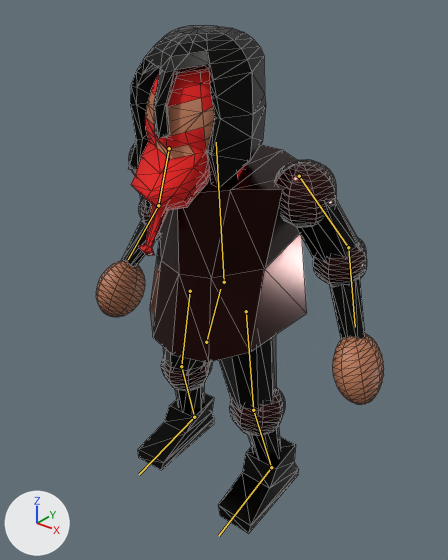
Renders of the glTF model Assets/dwarf.glb from each side of a commit.
One viewpoint serves both versions: a camera (50 mm lens) standing at (2.02, -2.49, 2.92) and looking at (0.09, -0.08, 1.42). The axes (+X, +Y, +Z) are drawn at lower left. The lights are the same throughout. The bones that change are drawn over the model as lines. Mesh edges are drawn as thin lines.
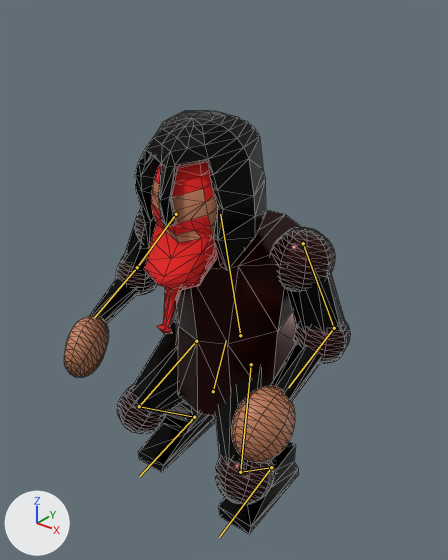
The newer file adds an action. The first version stands in its rest pose; the second is drawn at frame 3 of the action 'jumpanimation'.

Where the change shows, as pixel boxes [x1, y1, x2, y2] in the pictures (448 x 560 px):
'Cube', posed (17% shorter): before [96, 25, 384, 533]; after [64, 111, 350, 534]
bone 'MainBone', root to tip: before (206, 342) to (220, 289); after (213, 391) to (226, 340)
bone 'Body', root to tip: before (224, 282) to (216, 142); after (240, 335) to (220, 214)
bone 'UpperArm.l', root to tip: before (299, 176) to (348, 247); after (303, 243) to (334, 328)
bone 'LowerArm.l', root to tip: before (348, 247) to (355, 327); after (334, 328) to (288, 387)
bone 'UpperArm.r', root to tip: before (169, 148) to (158, 205); after (176, 214) to (137, 267)
bone 'LowerArm.r', root to tip: before (158, 205) to (128, 259); after (137, 267) to (94, 317)
bone 'UpperLeg.l', root to tip: before (246, 311) to (253, 410); after (251, 364) to (240, 472)
bone 'LowerLeg.l', root to tip: before (253, 410) to (271, 467); after (240, 472) to (271, 467)
bone 'Foot.l', root to tip: before (271, 467) to (218, 536); after (271, 467) to (219, 537)
bone 'UpperLeg.r', root to tip: before (190, 291) to (181, 366); after (196, 341) to (139, 406)
bone 'LowerLeg.r', root to tip: before (181, 366) to (194, 417); after (139, 406) to (194, 417)
bone 'Foot.r', root to tip: before (194, 417) to (139, 474); after (194, 417) to (139, 476)

The change, as a diff of the scene's bpy script:
```diff
--- a/Assets/dwarf.glb.py
+++ b/Assets/dwarf.glb.py
@@ bone_mainbone @@
 bone_mainbone = bpy.data.objects['Armature'].pose.bones['MainBone']
-bone_mainbone.location = (0.0, 0.0, 0.0)
+bone_mainbone.location = (0.028, -0.293, -0.158)
@@ bone_body @@
 bone_body = bpy.data.objects['Armature'].pose.bones['Body']  # child of 'MainBone'
-bone_body.location = (0.0, 0.0, 0.0)
-bone_body.rotation_quaternion = (1.0, 0.0, 0.0, 0.0)  # degrees (0, 0, 0)
+bone_body.location = (0.029, -0.039, -0.064)
+bone_body.rotation_quaternion = (0.999, 0.051, 0.008, 0.018)  # degrees (6, 1, 2)
@@ bone_upperarm_l @@
 bone_upperarm_l = bpy.data.objects['Armature'].pose.bones['UpperArm.l']  # child of 'Body'
-bone_upperarm_l.rotation_quaternion = (1.0, 0.0, 0.0, 0.0)  # degrees (0, 0, 0)
+bone_upperarm_l.rotation_quaternion = (0.971, 0.233, 0.045, 0.027)  # degrees (27, 4, 4)
@@ bone_lowerarm_l @@
 bone_lowerarm_l = bpy.data.objects['Armature'].pose.bones['LowerArm.l']  # child of 'UpperArm.l'
-bone_lowerarm_l.rotation_quaternion = (1.0, 0.0, 0.0, 0.0)  # degrees (0, 0, 0)
+bone_lowerarm_l.rotation_quaternion = (0.968, 0.248, 0.0, 0.026)  # degrees (29, -1, 3)
@@ bone_upperarm_r @@
 bone_upperarm_r = bpy.data.objects['Armature'].pose.bones['UpperArm.r']  # child of 'Body'
-bone_upperarm_r.rotation_quaternion = (1.0, 0.0, 0.0, 0.0)  # degrees (0, 0, 0)
+bone_upperarm_r.rotation_quaternion = (0.964, 0.211, -0.049, -0.154)  # degrees (25, -2, -18)
@@ bone_lowerarm_r @@
 bone_lowerarm_r = bpy.data.objects['Armature'].pose.bones['LowerArm.r']  # child of 'UpperArm.r'
-bone_lowerarm_r.rotation_quaternion = (1.0, 0.0, 0.0, 0.0)  # degrees (0, 0, 0)
+bone_lowerarm_r.rotation_quaternion = (0.988, 0.154, 0.0, -0.016)  # degrees (18, 0, -2)
@@ bone_upperleg_l @@
 bone_upperleg_l = bpy.data.objects['Armature'].pose.bones['UpperLeg.l']  # child of 'MainBone'
-bone_upperleg_l.rotation_quaternion = (1.0, 0.0, 0.0, 0.0)  # degrees (0, 0, 0)
+bone_upperleg_l.rotation_quaternion = (0.966, 0.243, 0.003, 0.093)  # degrees (28, -2, 10)
@@ bone_lowerleg_l @@
 bone_lowerleg_l = bpy.data.objects['Armature'].pose.bones['LowerLeg.l']  # child of 'UpperLeg.l'
-bone_lowerleg_l.rotation_quaternion = (1.0, 0.0, 0.0, 0.0)  # degrees (0, 0, 0)
+bone_lowerleg_l.rotation_quaternion = (0.833, -0.519, 0.0, -0.193)  # degrees (-62, -12, -19)
@@ bone_foot_l @@
 bone_foot_l = bpy.data.objects['Armature'].pose.bones['Foot.l']  # child of 'LowerLeg.l'
-bone_foot_l.rotation_quaternion = (1.0, 0.0, 0.0, 0.0)  # degrees (0, 0, 0)
+bone_foot_l.rotation_quaternion = (0.951, 0.295, 0.092, -0.008)  # degrees (35, 10, 2)
@@ bone_upperleg_r @@
 bone_upperleg_r = bpy.data.objects['Armature'].pose.bones['UpperLeg.r']  # child of 'MainBone'
-bone_upperleg_r.rotation_quaternion = (1.0, 0.0, 0.0, 0.0)  # degrees (0, 0, 0)
+bone_upperleg_r.rotation_quaternion = (0.957, 0.239, 0.017, -0.166)  # degrees (27, 6, -18)
@@ bone_lowerleg_r @@
 bone_lowerleg_r = bpy.data.objects['Armature'].pose.bones['LowerLeg.r']  # child of 'UpperLeg.r'
-bone_lowerleg_r.rotation_quaternion = (1.0, 0.0, 0.0, 0.0)  # degrees (0, 0, 0)
+bone_lowerleg_r.rotation_quaternion = (0.816, -0.542, 0.0, 0.202)  # degrees (-65, 13, 20)
@@ bone_foot_r @@
 bone_foot_r = bpy.data.objects['Armature'].pose.bones['Foot.r']  # child of 'LowerLeg.r'
-bone_foot_r.rotation_quaternion = (1.0, 0.0, 0.0, 0.0)  # degrees (0, 0, 0)
+bone_foot_r.rotation_quaternion = (0.951, 0.297, -0.067, 0.063)  # degrees (34, -9, 5)
```
